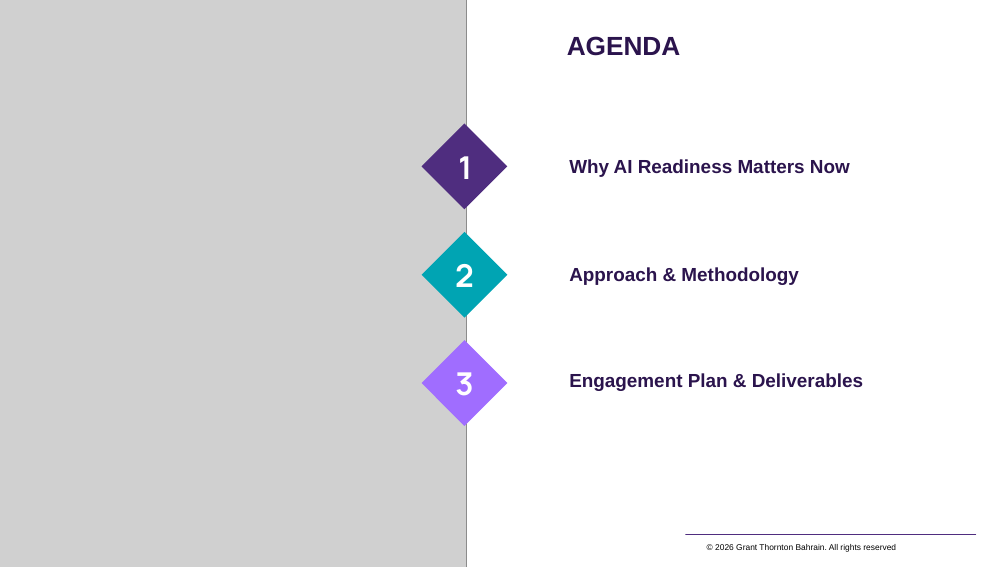
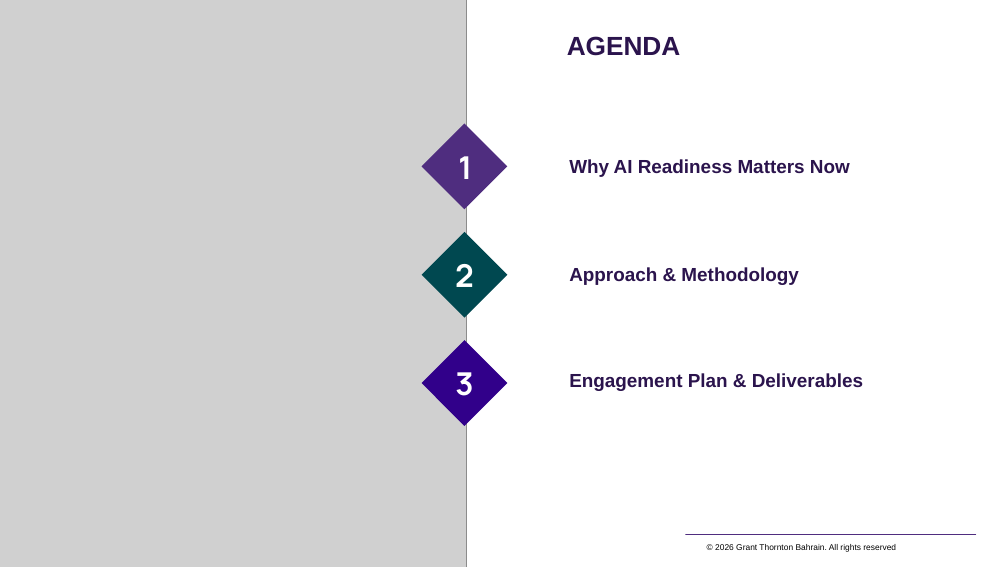
Before and after one commit to mahekdevangtrivedi-wq/GT-AI-Service-Line, a slide deck: slide 2 of 01_AI_Governance_Risk_Compliance/1.3_AI_Readiness_Assessment_Tool/GT_AI_Readiness_Assessment_Proposal.pptx. Drawn at 1008x567 pixels with LibreOffice and Linux fonts; fonts in the diff are those of the drawing; grey boxes stand for pictures; background and template pictures are left out. Boxes give left, top, right and bottom in pixels: in the first picture for what was removed or moved away, otherwise in the second. Text is boxed around its words. In the diff, an @@ line names an element or a change of style, - is before the commit and + after.

```diff
--- a/01_AI_Governance_Risk_Compliance/1.3_AI_Readiness_Assessment_Tool/GT_AI_Readiness_Assessment_Proposal.pptx
+++ b/01_AI_Governance_Risk_Compliance/1.3_AI_Readiness_Assessment_Tool/GT_AI_Readiness_Assessment_Proposal.pptx
@@ diamond at (x1=422, y1=232, x2=508, y2=318): fill #00A4B3 to #004850 @@
@@ diamond at (x1=422, y1=340, x2=508, y2=426): fill #A06DFF to #31008A @@
```
Also in this commit, not shown: 4 other slides changed, 1 slide added, 10 other files.
